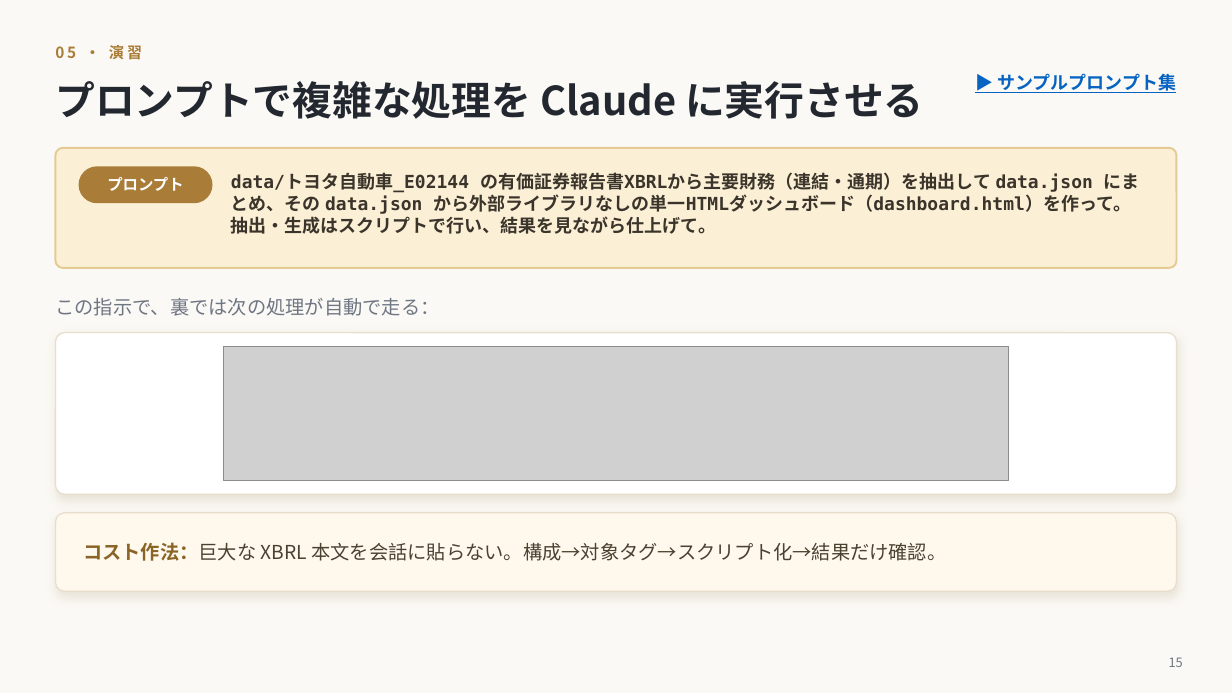
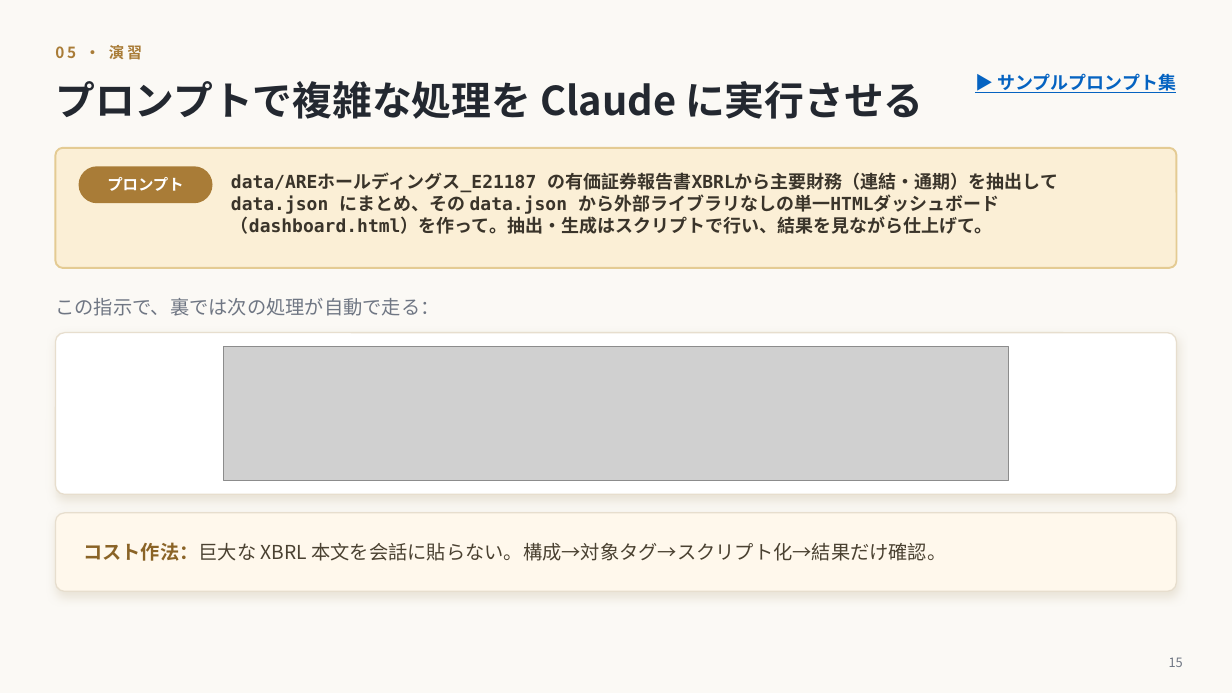
Before and after one commit to ctc-itkr/claude-hands-on, a slide deck: slide 16 of 配布/研修スライド.pptx. Drawn at 1232x693 pixels with LibreOffice and Linux fonts; fonts in the diff are those of the drawing; grey boxes stand for pictures. Boxes give left, top, right and bottom in pixels: in the first picture for what was removed or moved away, otherwise in the second. Text is boxed around its words. In the diff, an @@ line names an element or a change of style, - is before the commit and + after.

```diff
--- a/配布/研修スライド.pptx
+++ b/配布/研修スライド.pptx
@@ text at (x1=231, y1=172, x2=1058, y2=234): text changed @@
-data/トヨタ自動車_E02144 の有価証券報告書XBRLから主要財務（連結・通期）を抽出して data.json にまとめ、その data.json から外部ライブラリなしの単一HTMLダッシュボード（dashboard.html）を作って。抽出・生成はスクリプトで行い、結果を見ながら仕上げて。
+data/AREホールディングス_E21187 の有価証券報告書XBRLから主要財務（連結・通期）を抽出して data.json にまとめ、その data.json から外部ライブラリなしの単一HTMLダッシュボード（dashboard.html）を作って。抽出・生成はスクリプトで行い、結果を見ながら仕上げて。
```
Also in this commit, not shown: 3 other slides changed, 9 other files.
